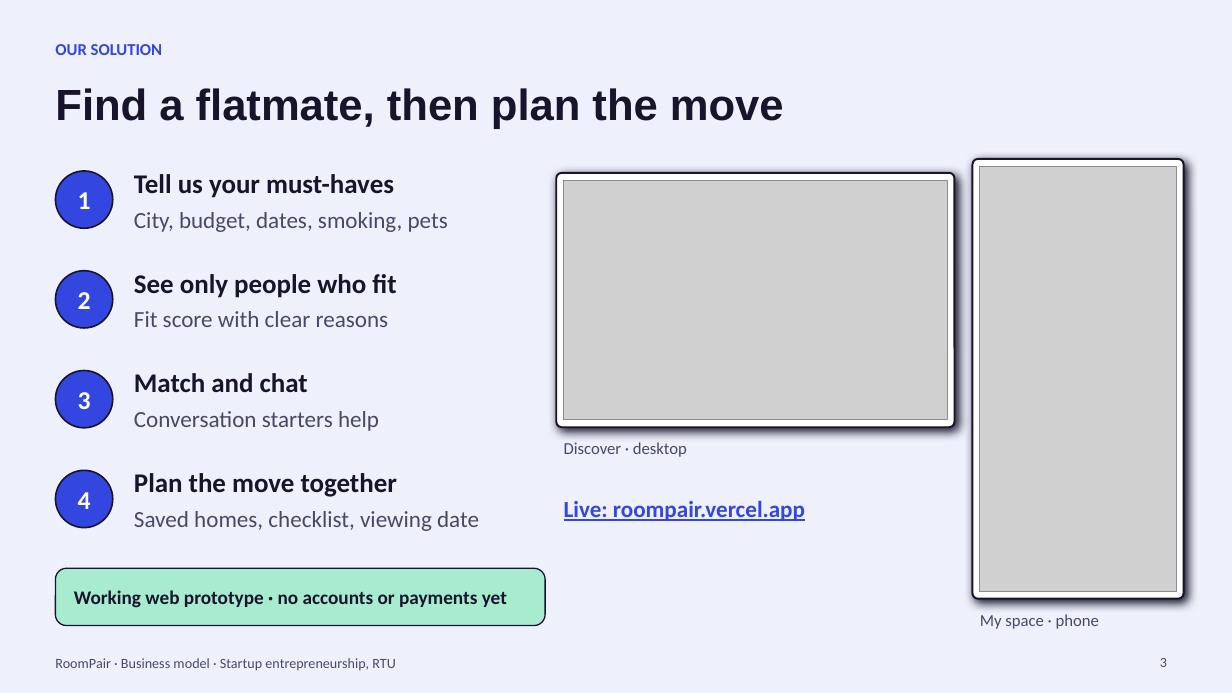
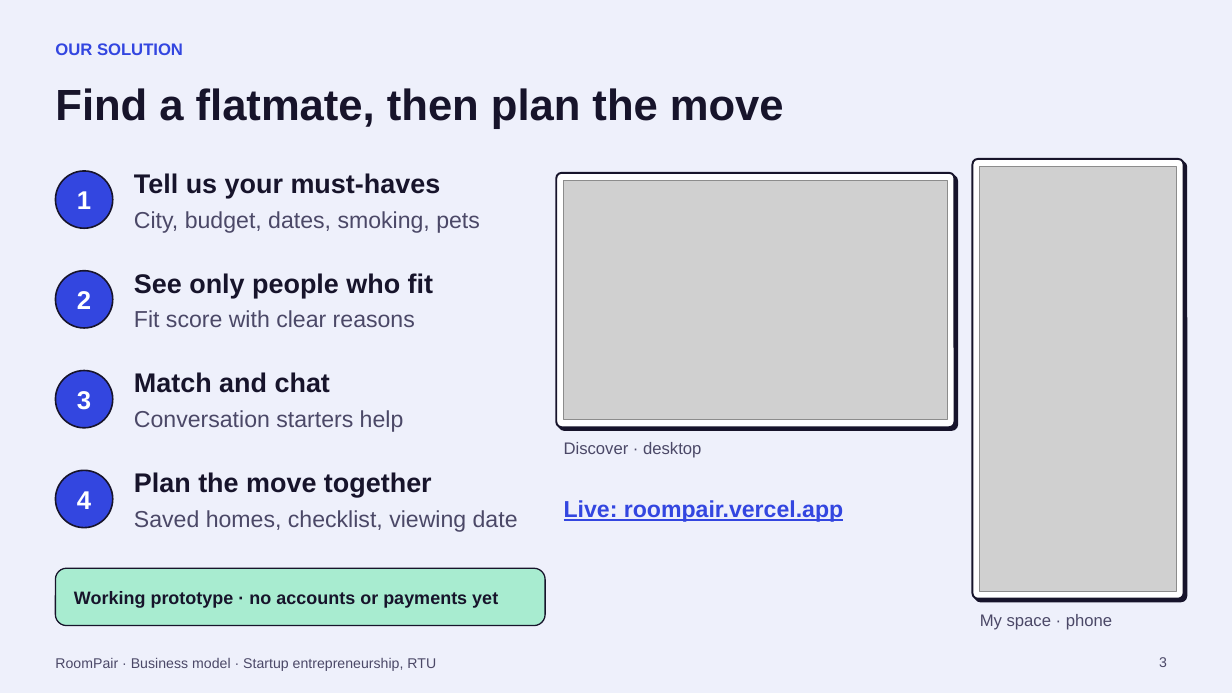
Before and after one commit to keremadl/RoomPair, a slide deck: slide 3 of docs/business-model/RoomPair-Business-Model.pptx. Drawn at 1232x693 pixels with LibreOffice and Linux fonts; fonts in the diff are those of the drawing; grey boxes stand for pictures. Boxes give left, top, right and bottom in pixels: in the first picture for what was removed or moved away, otherwise in the second. Text is boxed around its words. In the diff, an @@ line names an element or a change of style, - is before the commit and + after.

```diff
--- a/docs/business-model/RoomPair-Business-Model.pptx
+++ b/docs/business-model/RoomPair-Business-Model.pptx
@@ rounded rectangle at (556,173,955,427): shadow changed @@
@@ rounded rectangle at (972,159,1184,599): shadow changed @@
@@ font Calibri to Arial in 16 elements at (55,658,436,671), (55,43,183,55), (77,191,91,209), (134,173,441,198), (134,211,480,233), (77,291,91,309), (134,273,433,298), (134,310,415,327), (77,391,91,410), (134,372,330,393), (134,410,404,432), (134,472,432,497), (134,510,518,532), (564,442,701,458), (980,614,1112,630), (564,500,843,522) @@
@@ text at (74,591,498,608): text changed; size 15 to 14 pt; font Calibri to Arial @@
-Working web prototype · no accounts or payments yet
+Working prototype · no accounts or payments yet
```
Also in this commit, not shown: 17 other slides changed.
